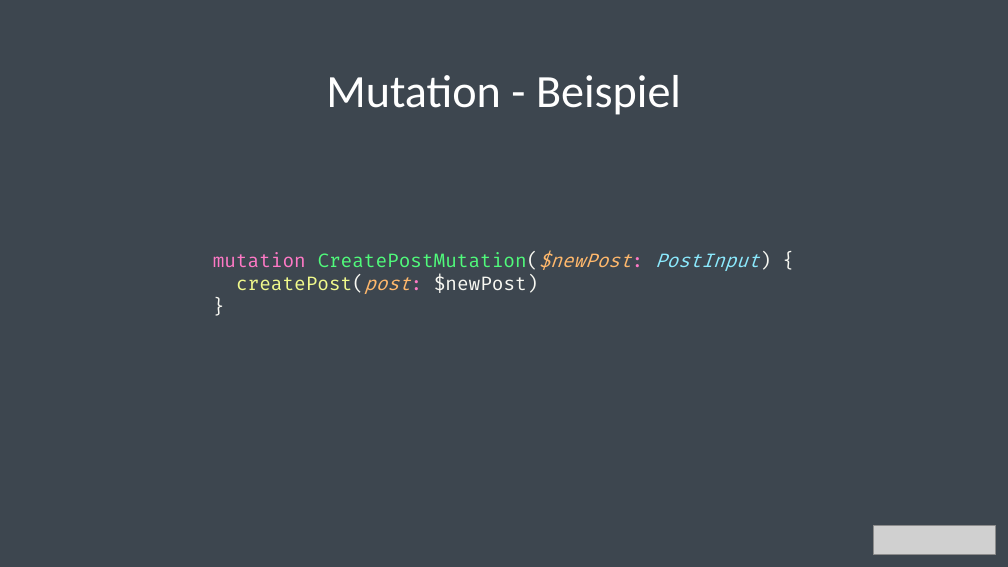
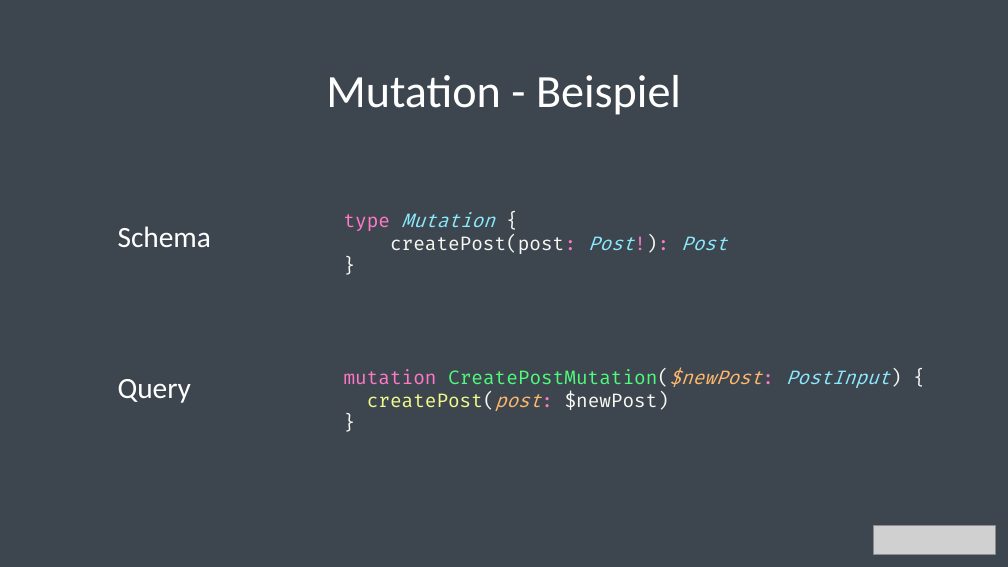
Before and after one commit to bytePassion/GraphQL-Talk, a slide deck: slide 40 of slides/GraphqlSlides.pptx. Drawn at 1008x567 pixels with LibreOffice and Linux fonts; fonts in the diff are those of the drawing; grey boxes stand for pictures. Boxes give left, top, right and bottom in pixels: in the first picture for what was removed or moved away, otherwise in the second. Text is boxed around its words. In the diff, an @@ line names an element or a change of style, - is before the commit and + after.

Commit message:
small changes in slides

```diff
--- a/slides/GraphqlSlides.pptx
+++ b/slides/GraphqlSlides.pptx
@@ text added at [118, 226, 211, 247], 28 pt, text #FFFFFF @@
+Schema
@@ text added at [344, 212, 727, 254], 18 pt, text #F8F8F2 @@
+type Mutation {
+createPost(post: Post!): Post
+}
@@ text added at [118, 379, 191, 403], 28 pt, text #FFFFFF @@
+Query
@@ text "mutation CreatePostMutation($newPost: PostInput) {": place and size @@
-text "mutation CreatePostMutation($newPost: PostInput) {" at [213, 252, 760, 294]
+text "mutation CreatePostMutation($newPost: PostInput) {" at [344, 368, 891, 411]
```
Also in this commit, not shown: 2 other slides changed.
